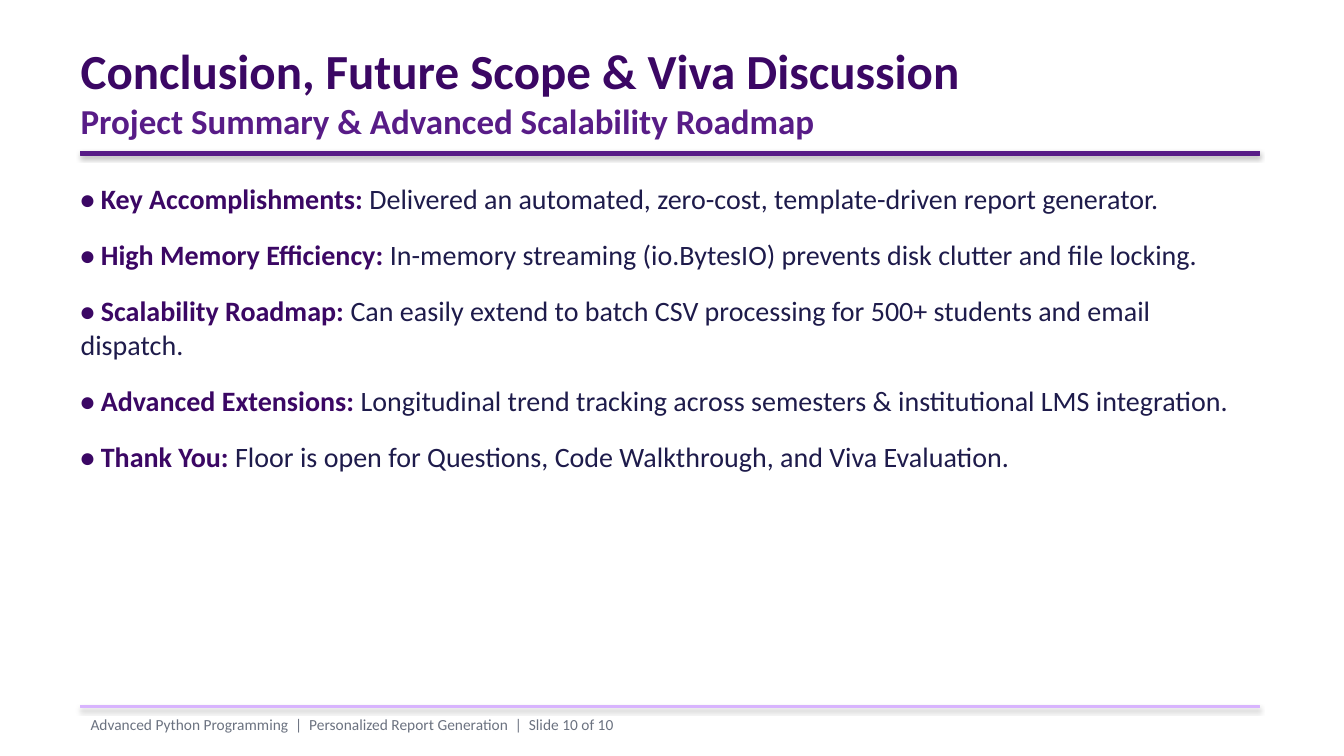
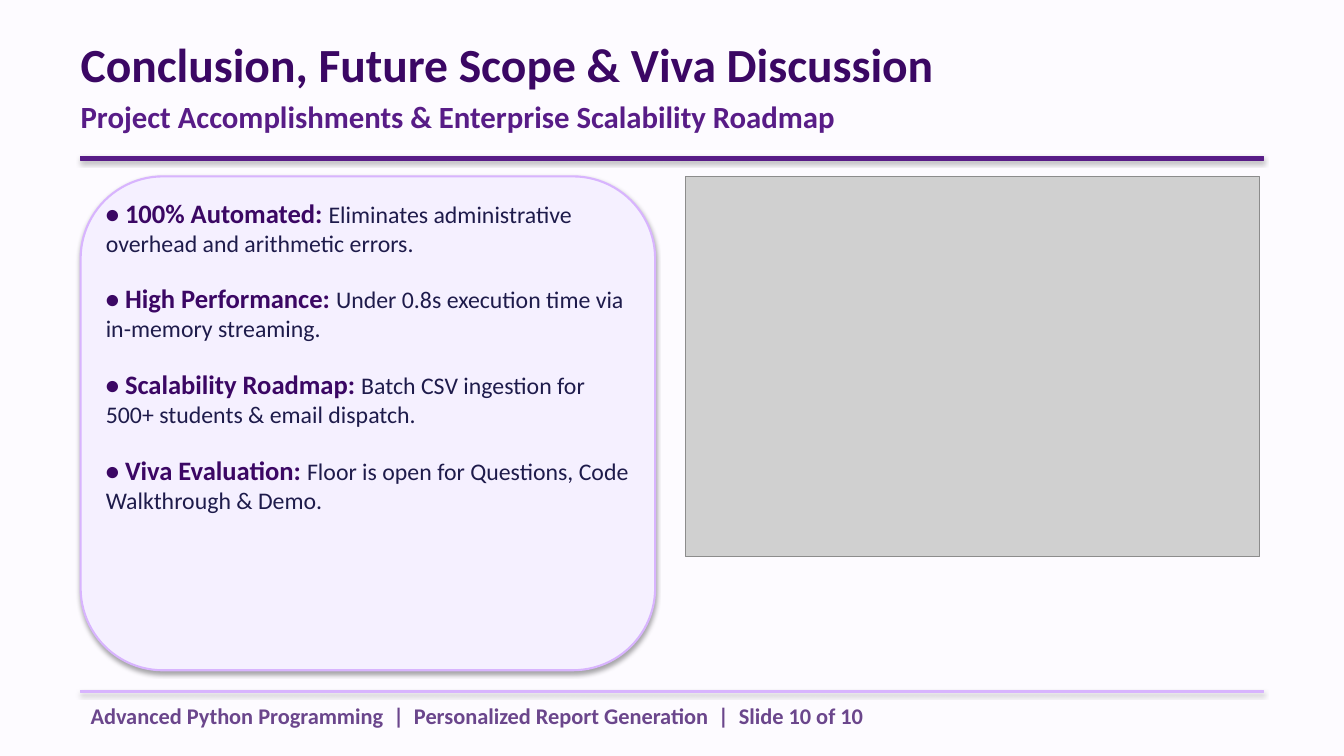
Before and after one commit to Induja2312/Student-Report-Generator, a slide deck: slide 10 of presentation/personalized_report_presentation.pptx. Drawn at 1344x756 pixels with LibreOffice and Linux fonts; fonts in the diff are those of the drawing; grey boxes stand for pictures. Boxes give left, top, right and bottom in pixels: in the first picture for what was removed or moved away, otherwise in the second. Text is boxed around its words. In the diff, an @@ line names an element or a change of style, - is before the commit and + after.

Commit message:
Apply cream theme, MCA department, and updated student profiles

```diff
--- a/presentation/personalized_report_presentation.pptx
+++ b/presentation/personalized_report_presentation.pptx
@@ background #FFFFFF to #FDFBFF @@
@@ text at (81, 48, 934, 90): size 35 to 34 pt in "Conclusion, Future Scope & Viva Discussion" @@
@@ text at (81, 106, 835, 133): text changed; size 25 to 22 pt @@
-Project Summary & Advanced Scalability Roadmap
+Project Accomplishments & Enterprise Scalability Roadmap
@@ rectangle: place and size @@
-rectangle at (81, 151, 1260, 155)
+rectangle at (81, 156, 1263, 160)
@@ rounded rectangle added at (81, 176, 655, 670), fill #F5F0FF, outline #D8B4FE 1.5 pt @@
@@ picture added at (686, 176, 1260, 557) @@
@@ text at (106, 204, 629, 513): text changed; size 20 to 17 pt @@
-• Key Accomplishments: Delivered an automated, zero-cost, template-driven report generator.
-• High Memory Efficiency: In-memory streaming (io.BytesIO) prevents disk clutter and file locking.
-• Scalability Roadmap: Can easily extend to batch CSV processing for 500+ students and email dispatch.
-• Advanced Extensions: Longitudinal trend tracking across semesters & institutional LMS integration.
-• Thank You: Floor is open for Questions, Code Walkthrough, and Viva Evaluation.
+• 100% Automated: Eliminates administrative overhead and arithmetic errors.
+• High Performance: Under 0.8s execution time via in-memory streaming.
+• Scalability Roadmap: Batch CSV ingestion for 500+ students & email dispatch.
+• Viva Evaluation: Floor is open for Questions, Code Walkthrough & Demo.
@@ text "Advanced Python Programming | Personalized ...": place and size @@
-text "Advanced Python Programming | Personalized ..." at (91, 719, 614, 733)
+text "Advanced Python Programming | Personalized ..." at (91, 708, 863, 728)
@@ text "Advanced Python Programming | Personalized ..." at (91, 708, 863, 728): size 11 to 16 pt, text colour #6B7280 to #6B468C, bold on @@
@@ rectangle: place and size @@
-rectangle at (81, 706, 1260, 708)
+rectangle at (81, 691, 1263, 693)
```
Also in this commit, not shown: 9 other slides changed, 20 other files.
